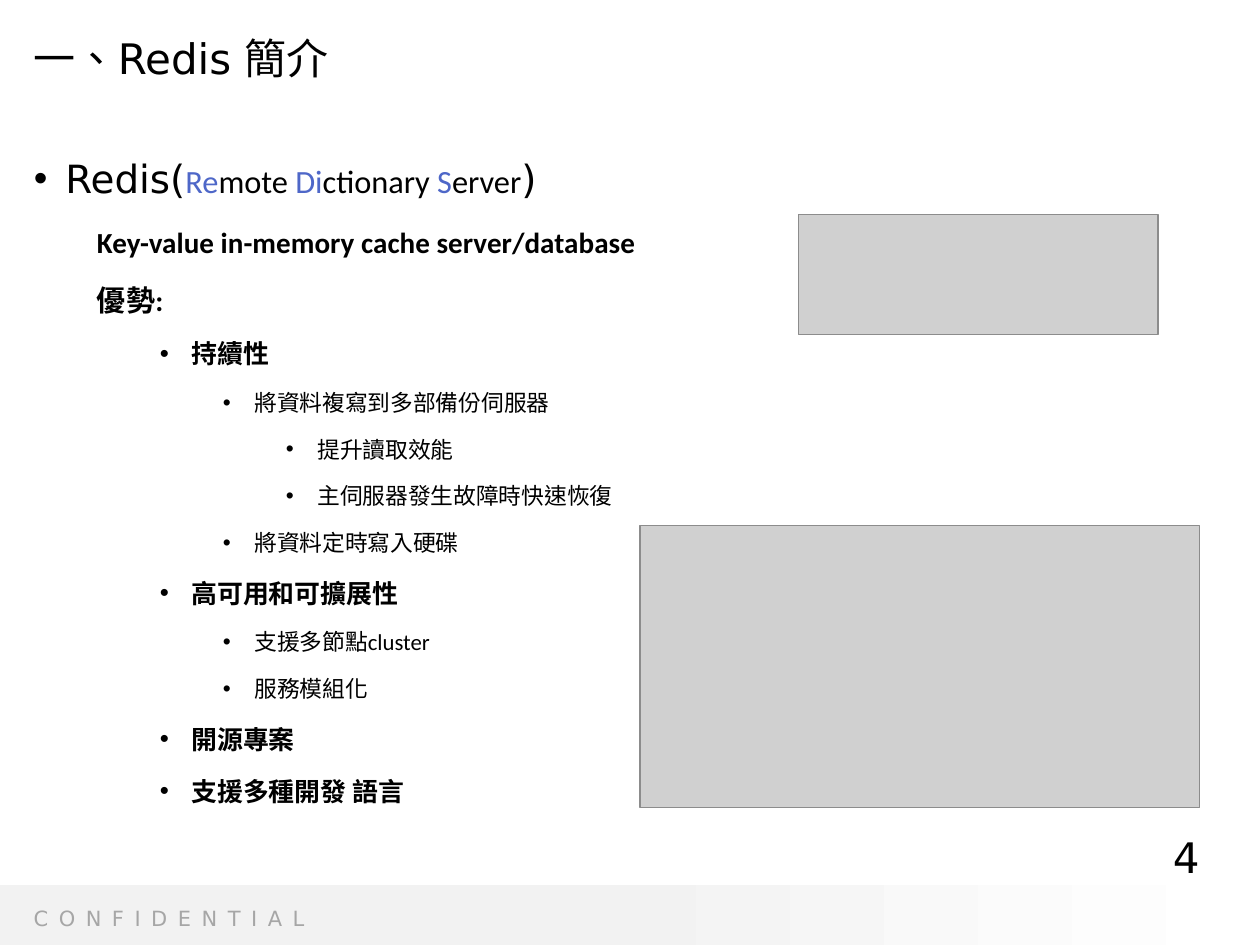
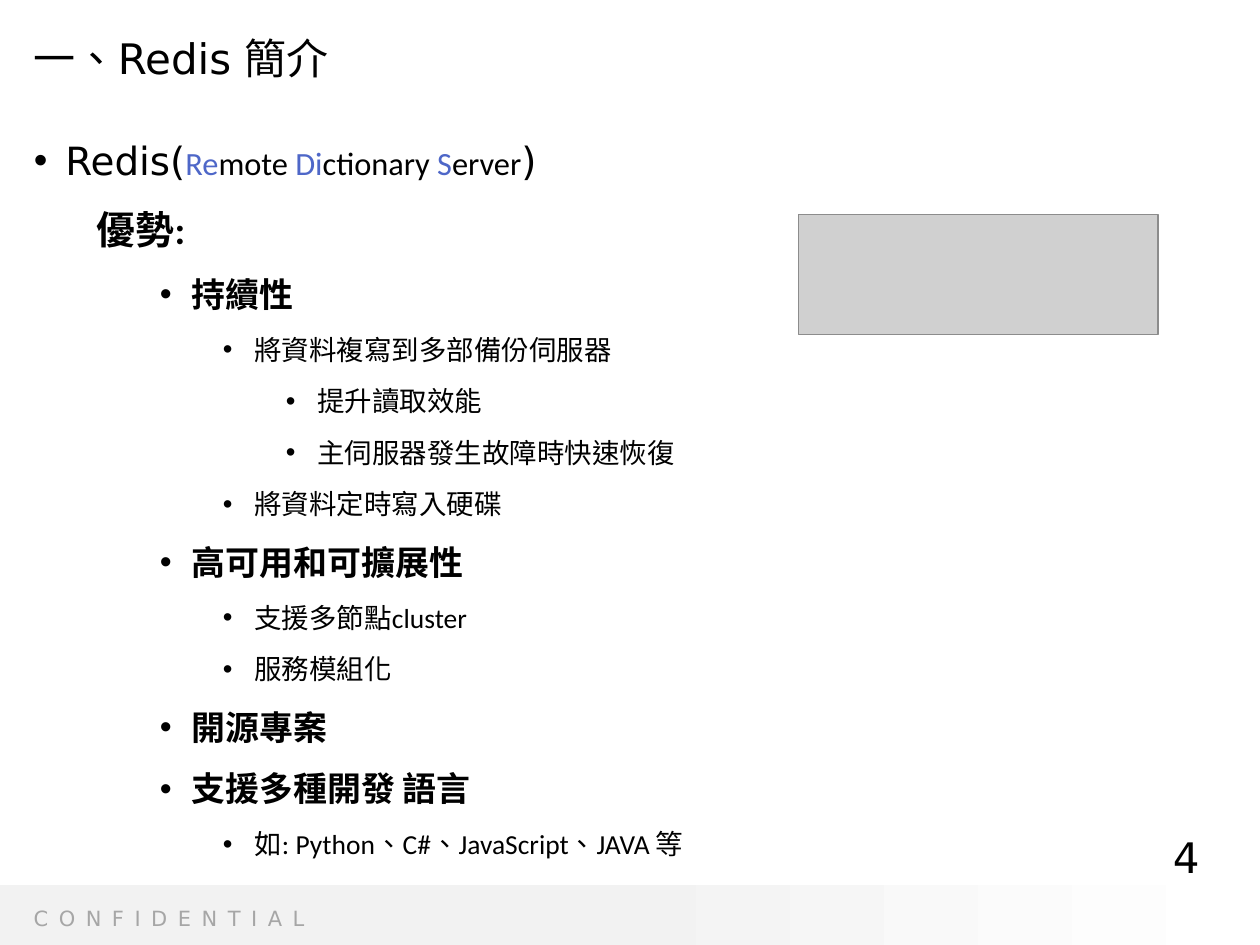
Before and after one commit to Radigogogo/redis, a slide deck: slide 5 of D69 Tech Sharing - Redis_v.2.pptx. Drawn at 1260x945 pixels with LibreOffice and Linux fonts; fonts in the diff are those of the drawing; grey boxes stand for pictures; background and template pictures are left out. Boxes give left, top, right and bottom in pixels: in the first picture for what was removed or moved away, otherwise in the second. Text is boxed around its words. In the diff, an @@ line names an element or a change of style, - is before the commit and + after.

```diff
--- a/D69 Tech Sharing - Redis_v.2.pptx
+++ b/D69 Tech Sharing - Redis_v.2.pptx
@@ text at (65, 145, 674, 804): size 16.6 to 22.2 pt in "優勢:"; size 14.8 to 19.4 pt in "持續性", "高可用和可擴展性", "開源專案", "支援多種開發 語言"; size 12.9 to 15.7 pt in "將資料複寫到多部備份伺服器", "提升讀取效能", "主伺服器發生故障時快速恢復", "將資料定時寫入硬碟" and 2 more places; font DejaVu Sans to Calibri in "將資料複寫到多部備份伺服器", "提升讀取效能", "主伺服器發生故障時快速恢復", "將資料定時寫入硬碟"; line spacing 1.4 to 1; line spacing 1.4 to 1.3 @@
@@ text at (97, 232, 635, 258): paragraph removed @@
-  Key-value in-memory cache server/database
@@ picture removed at (640, 525, 1200, 808) @@
@@ text at (254, 831, 683, 859): paragraph added @@
+      • 如: Python、C#、JavaScript、JAVA 等
```
Also in this commit, not shown: 7 other slides changed, 3 slides added, 1 slide removed.
